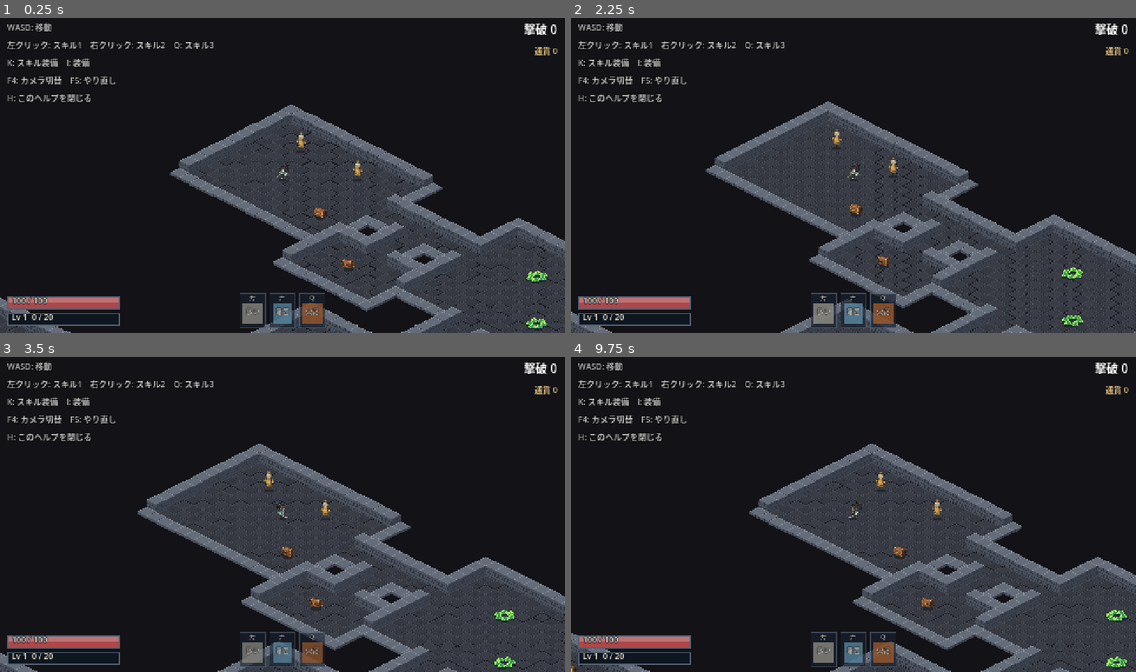
Above: before the commit, frames 1-4 (two rows, left to right).
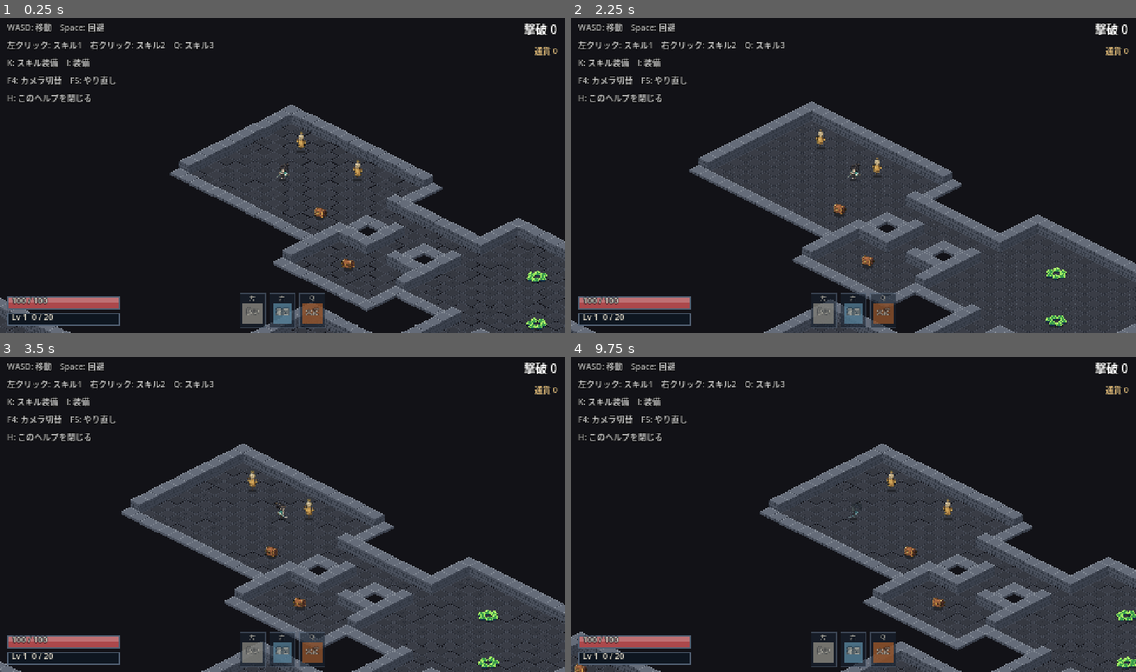
Above: after the commit, the same moments.

Repository: fururun/HackSla
Game: Godot game, scene res://scenes/main/main.tscn
Same seed, same stepped clock (60 frames per second), same inputs: the game is played once before the commit and once after it.
Inputs (mouse positions are in pixels of both pictures, inside the frame that each line leads up to):
- Up to frame 1 (0.25 s): no input
- Up to frame 2 (2.25 s): tap Enter at 0.5 s; move the mouse to (977, 159) at 0.52 s; hold D (move_right) 0.53-1.28 s; tap Space (dodge, bound only after the commit) at 0.6, 1.55 s; click (977, 159) at 0.67 s; move the mouse to (740, 191) at 1.27 s; hold S (move_down) 1.28-2 s; tap I (toggle_equip_screen) at 1.35 s; click "閉じる [I]" at 2 s
- Up to frame 3 (3.5 s): tap F5 (restart_game) at 2.75 s; move the mouse to (339, 442) at 2.77 s; hold D (move_right) from 2.78 s (still down); tap Space (dodge, bound only after the commit) at 2.85 s
- Up to frame 4 (9.75 s): move the mouse to (825, 577) at 3.52 s; release D (move_right) at 3.53 s; hold W (move_up) 3.53-4.28 s; tap Space (dodge, bound only after the commit) at 3.6, 4.55, 9.6 s; click (825, 577) at 3.67 s; move the mouse to (1023, 561) at 4.27 s; hold A (move_left) 4.28-5 s; hold I (toggle_equip_screen) 4.28-5 s; click "武器 —" at 5 s; click "胴防具 —" at 5.75 s; click "兜 —" at 6.5 s; click "靴 —" at 7.25 s; click "指輪 —" at 8 s; click "首飾り —" at 8.75 s; tap F5 (restart_game) at 9.5 s; move the mouse to (684, 464) at 9.52 s; hold A (move_left) from 9.53 s (still down)

The runs differ from the first frame. In frame 1, 0.1% of the frame differs, in the area x 10-19%, y 1-5%; in frame 2, 13%, in the area x 0-100%, y 1-100%; in frame 3, 13%; in frame 4, 10%.

Commit message:
スペースで緊急回避（短い無敵つき）、飛び道具が持ち主より後に残るエラーを防ぐ
Co-Authored-By: Claude Sonnet 5.5 <noreply@anthropic.com>

Diff:
--- a/scripts/core/input_setup.gd
+++ b/scripts/core/input_setup.gd
@@ -17,6 +17,7 @@
 	"restart_game": [KEY_F5],
 	"cycle_camera": [KEY_F4],
 	"toggle_help": [KEY_H],
+	"dodge": [KEY_SPACE],
 }
 
 const MOUSE: Dictionary = {
--- a/scripts/main/main.gd
+++ b/scripts/main/main.gd
@@ -191,7 +191,7 @@
 	return rows
 
 
-const HELP_FULL: String = "WASD: 移動\n左クリック: スキル1　右クリック: スキル2　Q: スキル3\nK: スキル装備　I: 装備\nF4: カメラ切替　F5: やり直し\nH: このヘルプを閉じる"
+const HELP_FULL: String = "WASD: 移動　Space: 回避\n左クリック: スキル1　右クリック: スキル2　Q: スキル3\nK: スキル装備　I: 装備\nF4: カメラ切替　F5: やり直し\nH: このヘルプを閉じる"
 const HELP_COMPACT: String = "H: 操作ヘルプ"
 const HELP_SHOW_SECONDS: float = 8.0  ## 起動してすぐは操作を出し、この時間がたったら、小さな「H: 操作ヘルプ」だけにする
 
--- a/scripts/player/player.gd
+++ b/scripts/player/player.gd
@@ -7,12 +7,20 @@
 
 const MOVE_SPEED: float = 80.0
 const AIM_DISTANCE: float = 100.0  ## 向いている方向の、狙う位置までの距離（向きだけが使われる）
+const DODGE_SPEED: float = 230.0  ## 緊急回避の速さ
+const DODGE_SECONDS: float = 0.18  ## 回避で動く時間（距離は約 41）
+const DODGE_INVULN_SECONDS: float = 0.28  ## 回避のあいだ、攻撃を受けない時間（動きが終わったあとも少し残る）
+const DODGE_COOLDOWN: float = 0.9  ## 次に回避できるまでの時間
 const AUTO_AIM_RANGE: float = 80.0  ## この距離（地面の距離）以内に敵がいれば、その敵のほうを向いて攻撃する
 
 var facing: int = 2  ## Facing の番号（最初は下向き）
 var caster := SkillCaster.new()  ## スキル枠・チェイン・再使用時間を持つ（枠の付け替えは caster.loadout）
 var vitals: PlayerVitals = PlayerVitals.new(caster.stats)  ## 体力・経験値（stats は caster と共有）
 var _swing_t: float = 0.0  ## 攻撃の振りの見た目（残り時間）
+var _dodge_left: float = 0.0  ## 回避で動いている残り時間
+var _invuln_left: float = 0.0  ## 無敵の残り時間
+var _dodge_cooldown_left: float = 0.0
+var _dodge_dir: Vector2 = Vector2.ZERO
 
 
 func _ready() -> void:
@@ -35,7 +43,17 @@
 		velocity = Vector2.ZERO
 		queue_redraw()
 		return
+	_invuln_left = maxf(0.0, _invuln_left - delta)
+	_dodge_cooldown_left = maxf(0.0, _dodge_cooldown_left - delta)
 	var input := Input.get_vector("move_left", "move_right", "move_up", "move_down")
+	if Input.is_action_just_pressed("dodge"):
+		start_dodge(input)
+	if _dodge_left > 0.0:
+		_dodge_left -= delta
+		velocity = _dodge_dir * DODGE_SPEED
+		move_and_slide()
+		queue_redraw()
+		return
 	velocity = input * MOVE_SPEED
 	move_and_slide()
 	if input != Vector2.ZERO and _swing_t <= 0.0:
@@ -76,7 +94,29 @@
 
 ## 敵に殴られた（EnemyManager.player_hit につなぐ）
 func on_player_hit(damage: float, _source: Node) -> void:
+	if is_invulnerable():
+		return
 	vitals.take_damage(damage)
+
+
+## 緊急回避：動いている向き（止まっているときは向いている向き）へ、すばやく動く。そのあいだは攻撃を受けない。出せたら true
+func start_dodge(input: Vector2 = Vector2.ZERO) -> bool:
+	if vitals.is_dead() or _dodge_cooldown_left > 0.0 or _dodge_left > 0.0:
+		return false
+	_dodge_dir = input.normalized() if input != Vector2.ZERO else Facing.to_vector(facing).normalized()
+	facing = Facing.dir8(_dodge_dir)
+	_dodge_left = DODGE_SECONDS
+	_invuln_left = DODGE_INVULN_SECONDS
+	_dodge_cooldown_left = DODGE_COOLDOWN
+	return true
+
+
+func is_invulnerable() -> bool:
+	return _invuln_left > 0.0
+
+
+func is_dodging() -> bool:
+	return _dodge_left > 0.0
 
 
 ## スキル枠 slot を狙った位置に向けて出す。出せたら true（空の枠・再使用時間中は false）
@@ -138,6 +178,8 @@
 	if tex == null:
 		return
 	var tint := Color(0.45, 0.4, 0.45) if vitals.is_dead() else Color.WHITE
+	if is_invulnerable():
+		tint = Color(0.7, 0.9, 1.0, 0.55)  # 回避中は、うすく青白く透ける
 	var s := SPRITE_SCALE
 	draw_set_transform(Vector2.ZERO, 0.0, Vector2(-s if v["flip"] else s, s))
 	# 絵ごとに幅が違う（斜めは刀の分だけ広い）ので、絵の大きさから足元の中心を決める
--- a/scripts/skills/skill_projectile.gd
+++ b/scripts/skills/skill_projectile.gd
@@ -48,6 +48,8 @@
 
 
 func _physics_process(delta: float) -> void:
+	if not is_instance_valid(_caster):
+		return  # 持ち主（キャスター）が先に消えたときは、何もしない
 	advance(delta)
 
 
--- a/tests/test_main_flow.gd
+++ b/tests/test_main_flow.gd
@@ -225,3 +225,26 @@
 	stash.collect(item)
 	t.check(player.vitals.max_life() > life_before, "装備の life が最大ライフに足される")
 	main.queue_free()
+
+
+func test_dodge_moves_and_avoids_damage() -> void:
+	var main: Node = await _start_main()
+	var player := (t as SceneTree).get_first_node_in_group("player") as Player
+	player.global_position = Vector2(100000, 100000)
+	player.facing = 0  # 右向き
+	var start := player.global_position
+	var life: float = player.vitals.life
+	t.check(player.start_dodge(), "回避できる")
+	t.check(player.is_invulnerable(), "回避中は無敵")
+	player.on_player_hit(10.0, null)
+	t.check_eq(player.vitals.life, life, "回避中は、攻撃を受けない")
+	t.check(not player.start_dodge(), "連続では回避できない（再使用時間）")
+	for i in 20:
+		await (t as SceneTree).physics_frame
+	t.check(player.global_position.x > start.x + 20.0, "向いている方向へ動く")
+	player._invuln_left = 0.0
+	player.on_player_hit(10.0, null)
+	t.check(player.vitals.life < life, "回避が終わると、攻撃を受ける")
+	player._dodge_cooldown_left = 0.0
+	t.check(player.start_dodge(Vector2.UP), "時間がたてば、もう一度回避できる")
+	main.queue_free()
